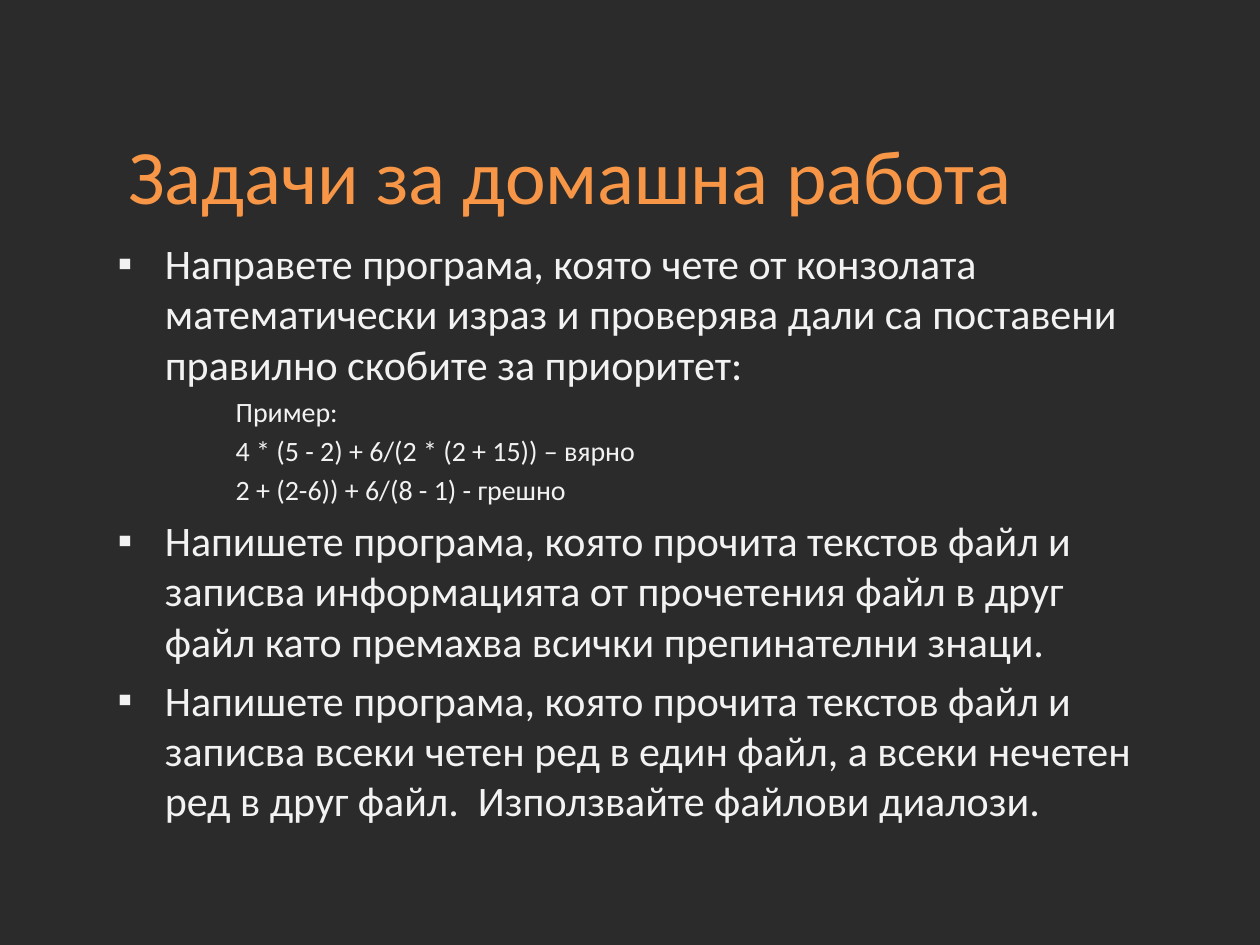
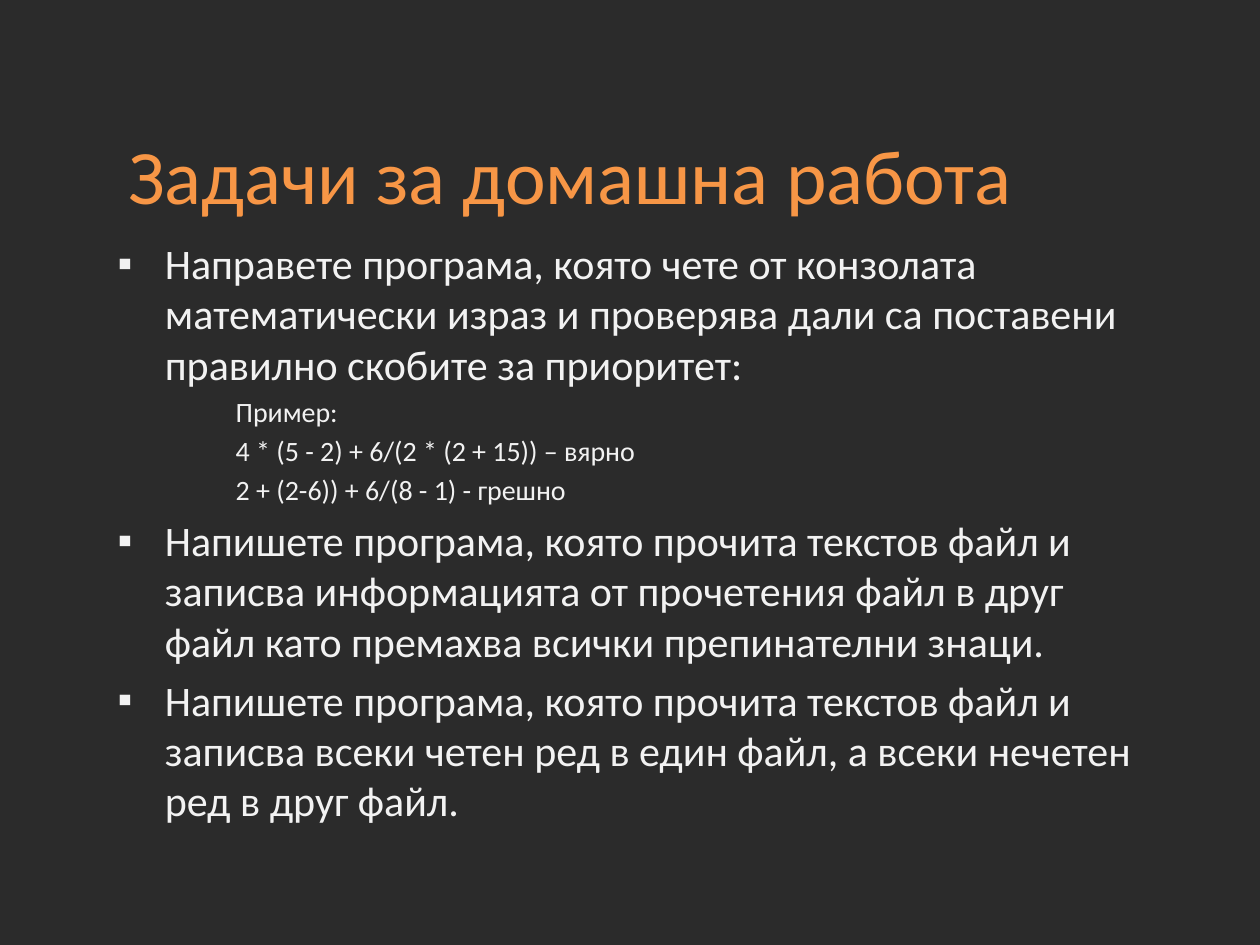
Before and after one commit to Academy-Soft-Intellect/Dot-Net-Course, a slide deck: slide 31 of 09-Strings-and-Text-Manipulations.pptx. Drawn at 1260x945 pixels with LibreOffice and Linux fonts; fonts in the diff are those of the drawing; background and template pictures are left out; a plain dark background stands for a picture behind light text. Boxes give left, top, right and bottom in pixels: in the first picture for what was removed or moved away, otherwise in the second. Text is boxed around its words. In the diff, an @@ line names an element or a change of style, - is before the commit and + after.

Commit message:
HomeworkChange

```diff
--- a/09-Strings-and-Text-Manipulations.pptx
+++ b/09-Strings-and-Text-Manipulations.pptx
@@ text at [165,687,1131,823]: text changed @@
-▪ Напишете програма, която прочита текстов файл и записва всеки четен ред в един файл, а всеки нечетен ред в друг файл. Използвайте файлови диалози.
+▪ Напишете програма, която прочита текстов файл и записва всеки четен ред в един файл, а всеки нечетен ред в друг файл.
```
